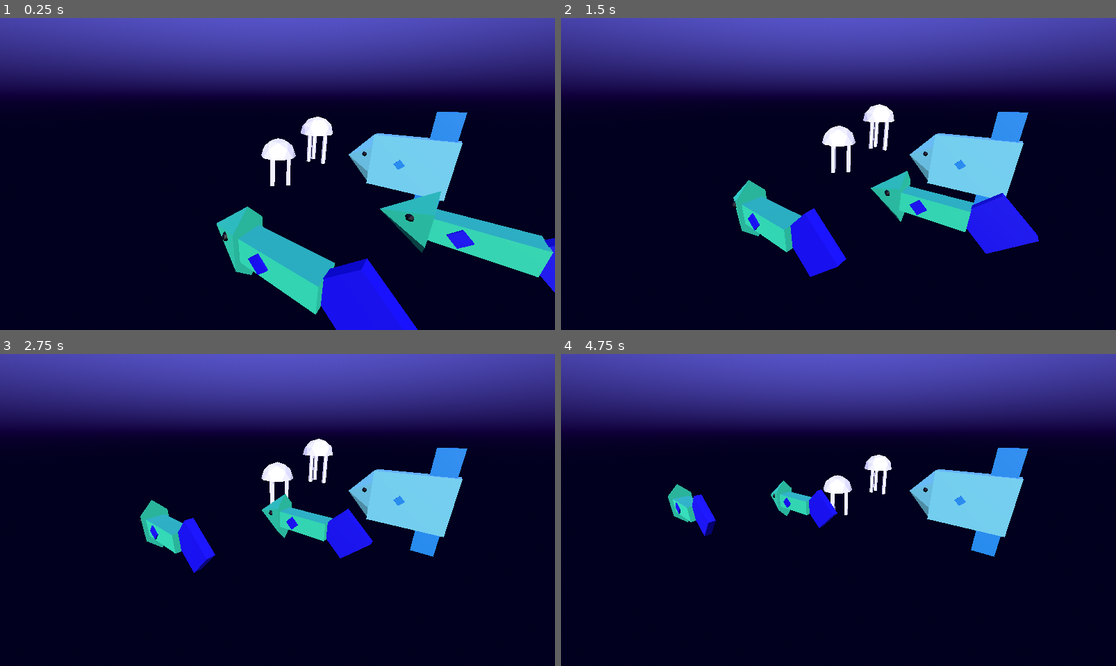
Above: before the commit, frames 1-4 (two rows, left to right).
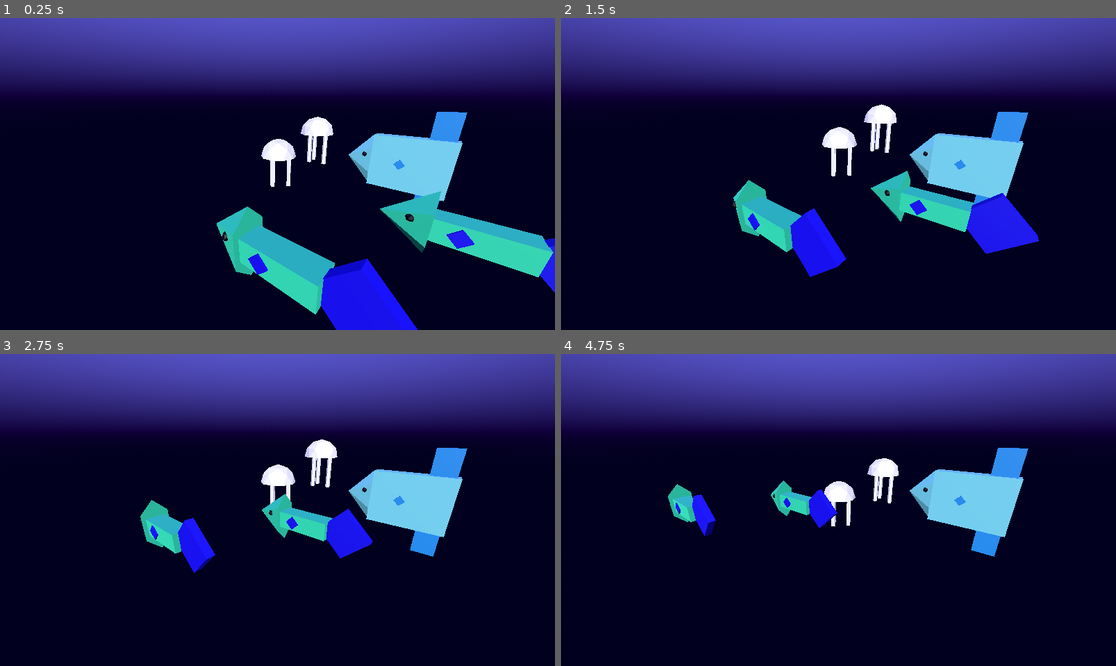
Above: after the commit, the same moments.

Repository: kennebel/RandomPlay
Game: Godot game, scene res://Scenes/world.tscn
The game is run twice, just before and just after one commit, with the same random seed, the same clock (stepped at 60 frames per second) and the same inputs.
Inputs:
- Up to frame 1 (0.25 s): no input
- Up to frame 2 (1.5 s): no input
- Up to frame 3 (2.75 s): no input
- Up to frame 4 (4.75 s): no input

The runs differ from the first frame. In frame 1, less than 0.1% of the frame differs, in the area x 47-61%, y 31-55%; in frame 2, 0.4%; in frame 3, 0.6%; in frame 4, 0.8%, in the area x 47-61%, y 32-56%.

Commit message:
Working on FlockBase

Diff:
--- /dev/null
+++ b/Scripts/FlockBase.gd
@@ -0,0 +1,17 @@
+extends Node3D
+class_name FlockBase
+
+var ID: int = -1
+@export var ItemType: RandGlobal.ItemType = RandGlobal.ItemType.None
+@export var Speed: float = 2.0
+@export var Energetic: float = 1.0
+
+# Called when the node enters the scene tree for the first time.
+func _ready():
+	ID = RGlobal.GetNextID()
+	RGlobal.RegisterItem(self)
+
+
+# Called every frame. 'delta' is the elapsed time since the previous frame.
+func _process(delta):
+	pass
--- a/Scripts/Jellyfish_Base.gd
+++ b/Scripts/Jellyfish_Base.gd
@@ -3,14 +3,14 @@
 @export var limit: float = 1
 var startY: float = 0
 var moveDir: int = 1
-var driftAway: Vector2
+var driftAway: Vector3
 
 # Called when the node enters the scene tree for the first time.
 func _ready():
 	#print("Jelly man!")
 	startY = position.y
 	driftAway.x = position.x
-	driftAway.y = position.z
+	driftAway.z = position.z
 	driftAway = driftAway.normalized()
 
 
@@ -18,6 +18,4 @@
 func _process(delta):
 	if position.y > (startY+limit) || position.y < (startY-limit):
 		moveDir *= -1
-	position.y += delta * speed * moveDir
-	position.x += driftAway.x * delta * (speed)
-	position.z += driftAway.y * delta * (speed)
+	self.translate(Vector3(driftAway.x * delta * (speed*0.25), delta * speed * moveDir, driftAway.z * delta * (speed*0.25)))
--- /dev/null
+++ b/Scripts/RandGlobal.gd
@@ -0,0 +1,30 @@
+extends Node
+class_name RandGlobal
+
+enum ItemType {
+	None,
+	Fish,
+	SunFish,
+	Jellyfish
+}
+
+var Items = {}
+var ItemCount: int = 0
+
+# Called when the node enters the scene tree for the first time.
+func _ready():
+	pass # Replace with function body.
+
+func GetNextID() -> int:
+	ItemCount += 1
+	return ItemCount
+
+func RegisterItem(item: FlockBase):
+	if !Items.has(item.ItemType):
+		Items[item.ItemType] = {}
+	if (!Items[item.ItemType].has(item.ID)):
+		Items[item.ItemType][item.ID]
+
+
+func UnregisterItem(item: FlockBase):
+	pass
--- a/project.godot
+++ b/project.godot
@@ -14,3 +14,7 @@
 run/main_scene="res://Scenes/world.tscn"
 config/features=PackedStringArray("4.2")
 config/icon="res://icon.svg"
+
+[autoload]
+
+RGlobal="*res://Scripts/RandGlobal.gd"
